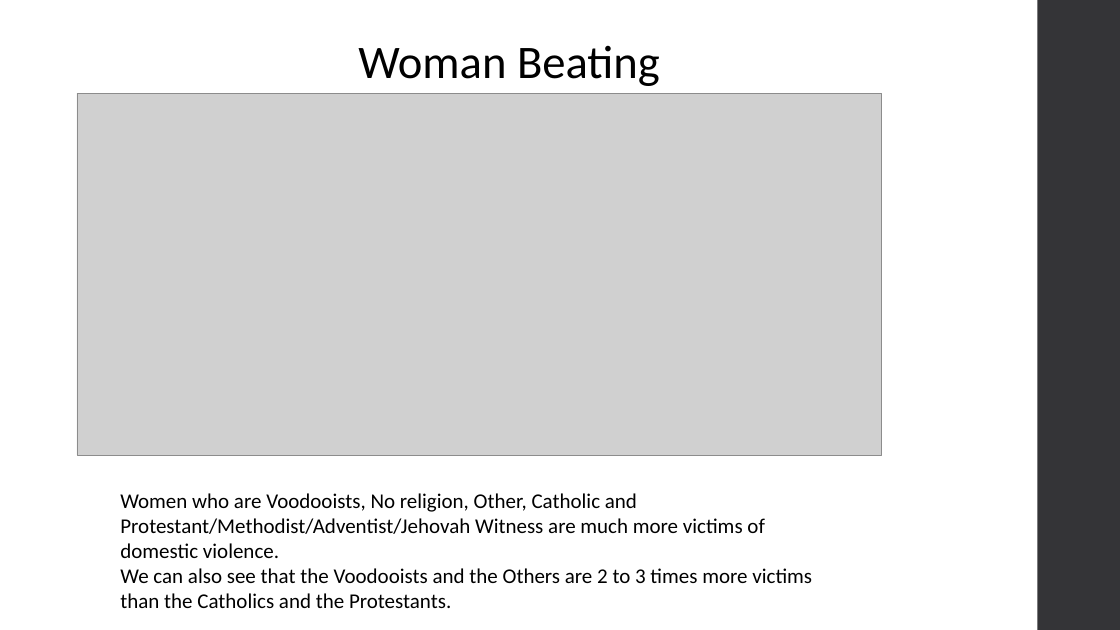
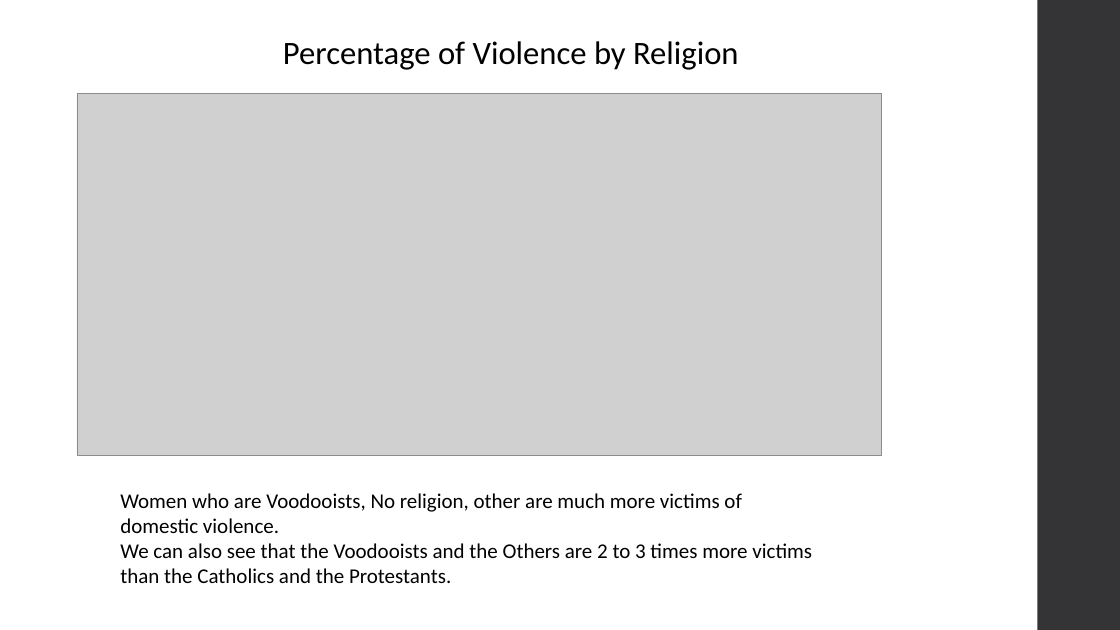
Before and after one commit to kettenieF20/Final-Capstone-Project, a slide deck: slide 11 of Domestic_Violence_on_woman_Ketenie_Flore recent (1).pptx (slide 9 before the commit). Drawn at 1120x630 pixels with LibreOffice and Linux fonts; fonts in the diff are those of the drawing; grey boxes stand for pictures. Boxes give left, top, right and bottom in pixels: in the first picture for what was removed or moved away, otherwise in the second. Text is boxed around its words. In the diff, an @@ line names an element or a change of style, - is before the commit and + after.

```diff
--- a/Domestic_Violence_on_woman_Ketenie_Flore recent (1).pptx
+++ b/Domestic_Violence_on_woman_Ketenie_Flore recent (1).pptx
@@ text at [283, 41, 739, 70]: text changed; size 40 to 28 pt @@
-Woman Beating
+Percentage of Violence by Religion
@@ text at [120, 493, 741, 533]: text changed @@
-Women who are Voodooists, No religion, Other, Catholic and Protestant/Methodist/Adventist/Jehovah Witness are much more victims of domestic violence.
+Women who are Voodooists, No religion, other are much more victims of domestic violence.
```
Also in this commit, not shown: 11 other slides changed, 7 slides added, 2 slides removed.
